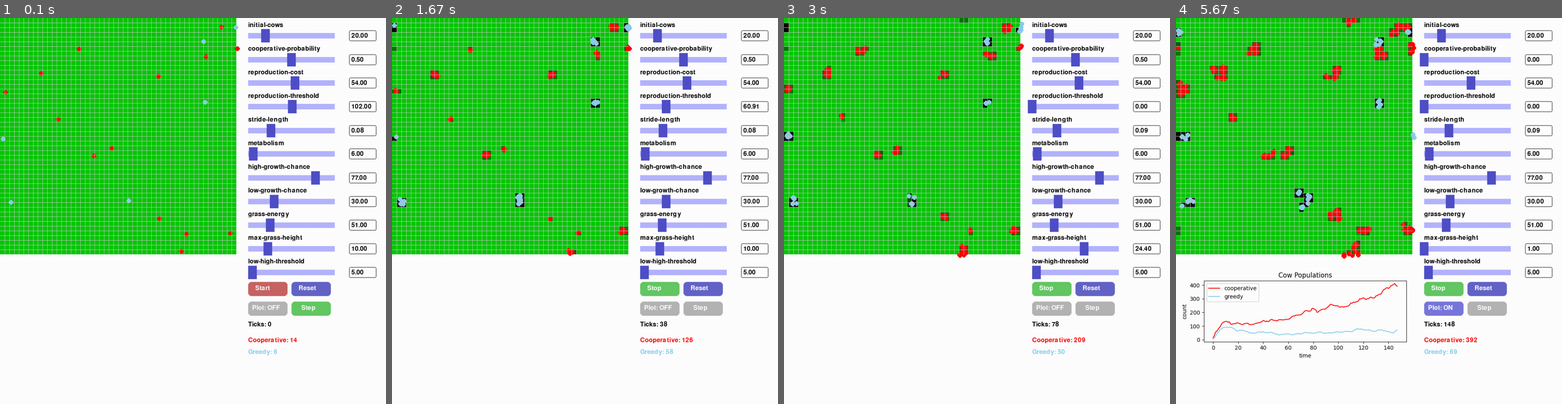
Above: before the commit, frames 1-4 (left to right).
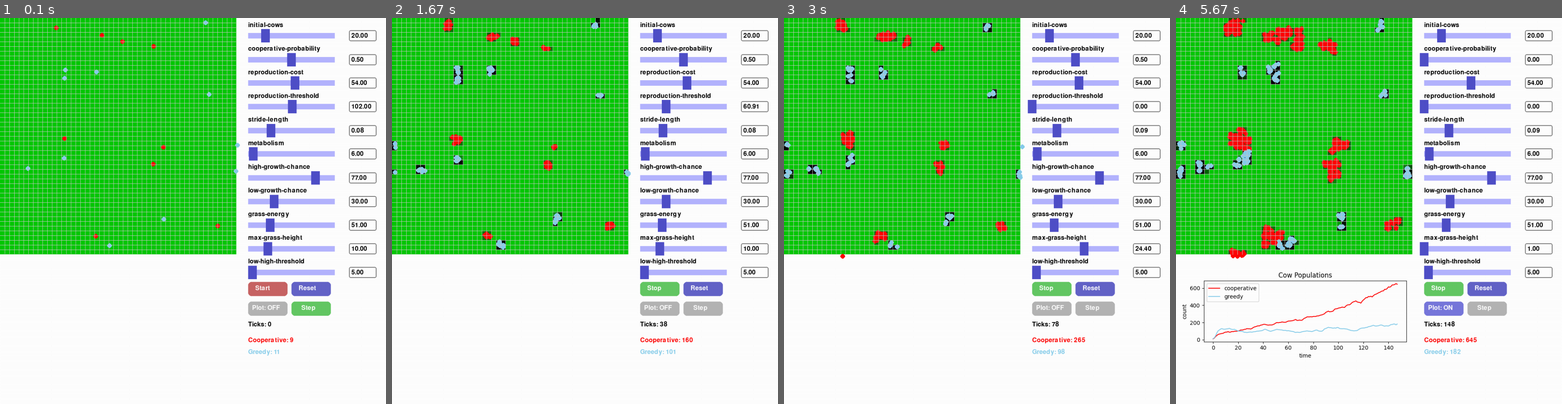
Above: after the commit, the same moments.

Repository: doesburg11/SocialBehavior
Game: pygame game, started from cooperation/cooperation_pygame_ui.py
Two runs of this game, one before a commit and one after it. Both use one fixed random seed, a clock stepped at 60 frames per second and the inputs below.
Inputs (mouse positions are in pixels of both pictures, inside the frame that each line leads up to):
- Up to frame 1 (0.1 s): no input
- Up to frame 2 (1.67 s): click "Start" at 0.38 s; press the mouse at (681, 99) at 0.7 s; move the mouse to (673, 129) at 0.8 s; release the mouse at (666, 160) at 0.93 s; press the mouse at (754, 226) at 1.03 s; move the mouse to (700, 191) at 1.13 s; release the mouse at (646, 156) at 1.27 s; tap Enter at 1.33 s
- Up to frame 3 (3 s): press the mouse at (1146, 106) at 1.7 s; move the mouse to (1004, 95) at 1.8 s; release the mouse at (861, 79) at 1.93 s; press the mouse at (1073, 99) at 2.03 s; move the mouse to (992, 222) at 2.13 s; release the mouse at (907, 349) at 2.27 s; press the mouse at (1073, 122) at 2.37 s; move the mouse to (1065, 141) at 2.47 s; release the mouse at (1058, 160) at 2.6 s; press the mouse at (1073, 241) at 2.7 s; move the mouse to (1081, 180) at 2.8 s; release the mouse at (1085, 118) at 2.93 s
- Up to frame 4 (5.67 s): press the mouse at (1538, 249) at 3.03 s; move the mouse to (1442, 172) at 3.13 s; release the mouse at (1345, 95) at 3.27 s; press the mouse at (1465, 52) at 3.37 s; move the mouse to (1376, 141) at 3.47 s; release the mouse at (1287, 226) at 3.6 s; press the mouse at (1538, 153) at 3.7 s; move the mouse to (1465, 129) at 3.8 s; release the mouse at (1388, 102) at 3.93 s; press the mouse at (1442, 288) at 4.03 s; move the mouse to (1473, 180) at 4.13 s; release the mouse at (1504, 72) at 4.27 s; press the mouse at (1442, 288) at 4.37 s; move the mouse to (1450, 311) at 4.47 s; release the mouse at (1453, 330) at 4.6 s; press the mouse at (1465, 241) at 4.7 s; move the mouse to (1434, 164) at 4.8 s; release the mouse at (1399, 87) at 4.93 s; press the mouse at (1442, 307) at 5.03 s; move the mouse to (1338, 272) at 5.13 s; release the mouse at (1230, 241) at 5.27 s; press the mouse at (1465, 99) at 5.37 s; move the mouse to (1369, 214) at 5.47 s; release the mouse at (1272, 330) at 5.6 s

The runs differ from the first frame. In frame 1, 0.5% of the frame differs, in the area x 0-77%, y 0-88%; in frame 2, 2.0%; in frame 3, 2.9%; in frame 4, 6.2%, in the area x 0-79%, y 0-88%.

Commit message:
Enhance reproduction logic and grass growth conditions in cooperation model

Diff:
--- a/cooperation/cooperation_model.py
+++ b/cooperation/cooperation_model.py
@@ -1,5 +1,10 @@
+
 import numpy as np
 import random
+
+# Set a fixed random seed for reproducibility
+random.seed(42)
+np.random.seed(42)
 
 # Parameters (set these as needed)
 grid_size = 50
@@ -47,8 +52,12 @@
     def reproduce(self, cows):
         if self.energy > reproduction_threshold:
             self.energy -= reproduction_cost
-            # New cow at same location, same breed
-            cows.append(Cow(self.x, self.y, self.breed, metabolism * 4))
+            # New cow at same location, same breed, but with a small random offset
+            angle = random.uniform(0, 2 * np.pi)
+            offset = random.uniform(0, stride_length)
+            new_x = (self.x + np.cos(angle) * offset) % grid_size
+            new_y = (self.y + np.sin(angle) * offset) % grid_size
+            cows.append(Cow(new_x, new_y, self.breed, metabolism * 4))
 
 class GrassPatch:
     def __init__(self):
@@ -58,10 +67,10 @@
         for x in range(grid_size):
             for y in range(grid_size):
                 if self.grass[x, y] >= low_high_threshold:
-                    if random.uniform(0, 100) < high_growth_chance:
+                    if random.random() * 100 < high_growth_chance:
                         self.grass[x, y] += 1
                 else:
-                    if random.uniform(0, 100) < low_growth_chance:
+                    if random.random() * 100 < low_growth_chance:
                         self.grass[x, y] += 1
                 if self.grass[x, y] > max_grass_height:
                     self.grass[x, y] = max_grass_height
@@ -81,6 +90,7 @@
             self.cows.append(Cow(x, y, breed, metabolism * 4))
 
     def step(self):
+        random.shuffle(self.cows)  # Shuffle order each tick to match NetLogo
         for cow in self.cows:
             if cow.alive:
                 cow.move()
